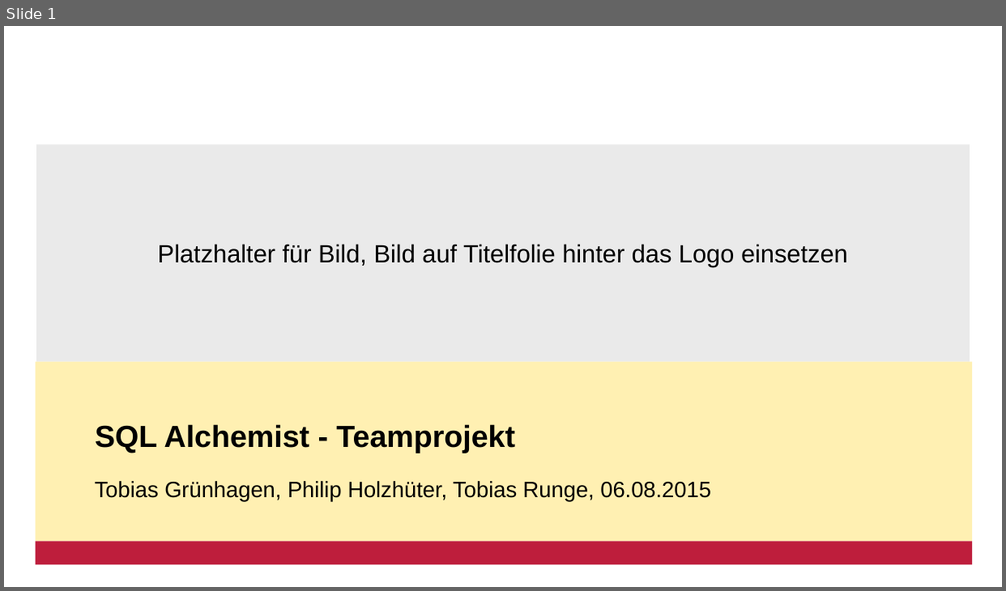
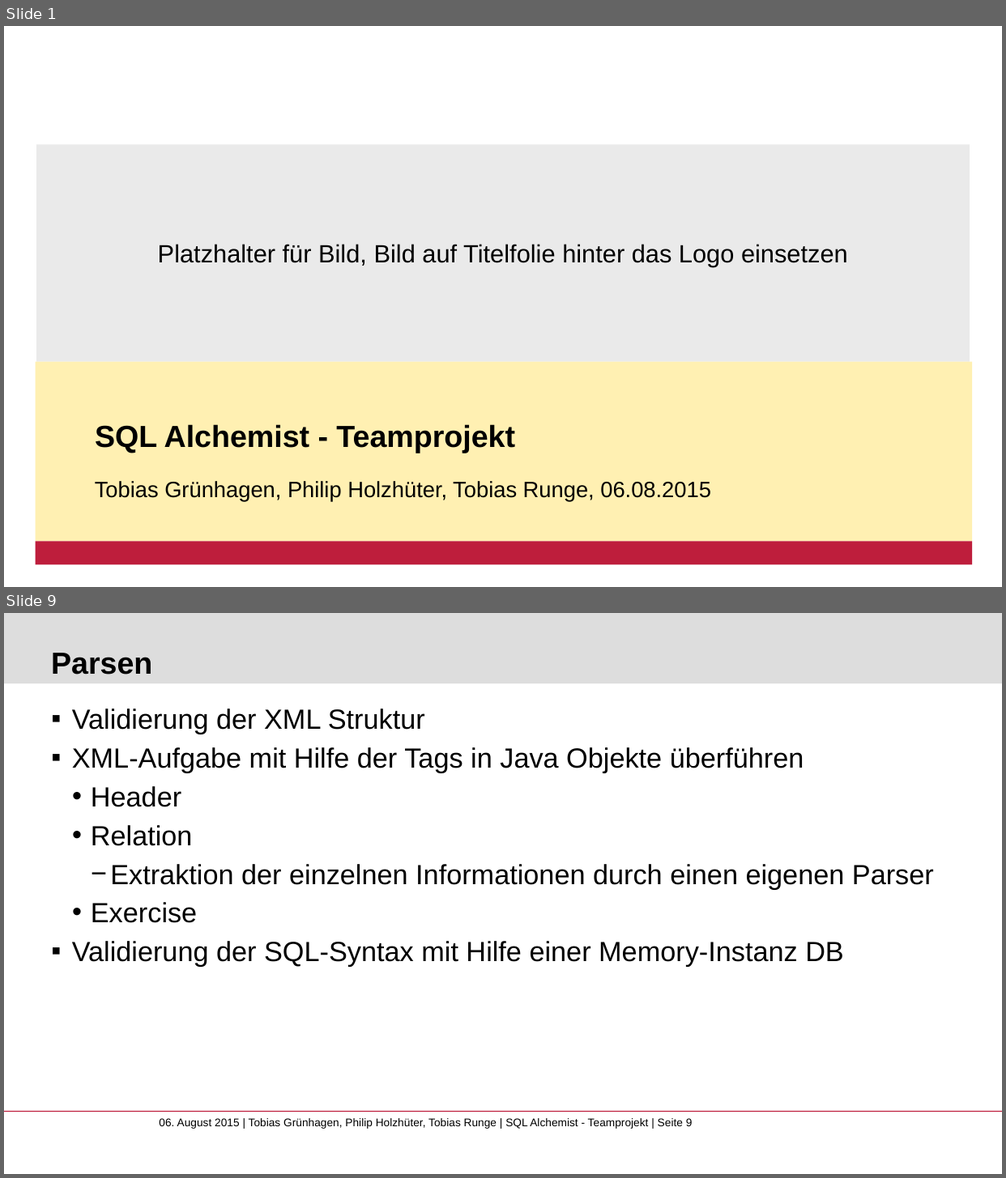
Before and after one commit to ifis-tu-bs/SQL-Alchemist-Teamprojekt, a slide deck: docs/Präsentation_SQL Alchemist Teamprojekt_Tobias Grünhagen_Philip Holzhüter_Tobias Runge.pptx. Shown one above the other, each under a label of ours: slide 1 before the commit, slides 1 and 9 after it; the slides between them are not shown. The pictures are 1006x591 and 1006x1178 pixels, drawn with LibreOffice and Linux fonts; fonts in the diff are those of the drawing; background and template pictures are left out. Boxes give left, top, right and bottom in pixels: in the first picture for what was removed or moved away, otherwise in the second. Text is boxed around its words. In the diff, an @@ line names an element or a change of style, - is before the commit and + after.

```diff
--- a/docs/Präsentation_SQL Alchemist Teamprojekt_Tobias Grünhagen_Philip Holzhüter_Tobias Runge.pptx
+++ b/docs/Präsentation_SQL Alchemist Teamprojekt_Tobias Grünhagen_Philip Holzhüter_Tobias Runge.pptx
@@ slide 9 added at <box>4,613,1002,1174</box>, background #FFFFFF @@
@@ rectangle added at <box>4,613,1002,683</box>, fill #DDDDDD @@
@@ title added at <box>51,653,152,675</box>, 22 pt, text #000000, bold @@
+Parsen
@@ text added at <box>72,709,934,967</box>, 20 pt, text #000000 @@
+  ▪ Validierung der XML Struktur
+  ▪ XML-Aufgabe mit Hilfe der Tags in Java Objekte überführen
+    • Header
+    • Relation
+      − Extraktion der einzelnen Informationen durch einen eigenen Parser
+    • Exercise
+  ▪ Validierung der SQL-Syntax mit Hilfe einer Memory-Instanz DB
@@ line added from (4, 1112) to (1002, 1112), #BE1E3C 0.75 pt @@
@@ text added at <box>159,1118,692,1129</box>, 8 pt, text #000000 @@
+06. August 2015 | Tobias Grünhagen, Philip Holzhüter, Tobias Runge | SQL Alchemist - Teamprojekt | Seite 9
```
Also in this commit, not shown: 3 slides changed, 18 other slides added, 5 slides removed, 5 other files.
